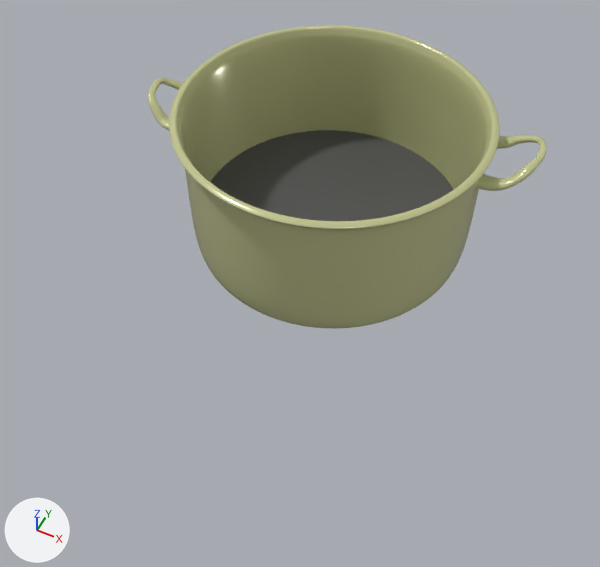
Renders of the FBX model HeyTea!/Assets/_Assets/PrefabsVisuals/HeyTeaObjectsVisuals/Pot_overcooked_Visual.fbx from each side of a commit.
One viewpoint serves both versions: a 50 mm camera at (0.376, -0.693, 0.939) aimed at (-0.062, 0.183, -0.157). The lights are fixed; the arrows at lower left show +X, +Y and +Z.

The first picture shows '柱体', '柱体.002'.
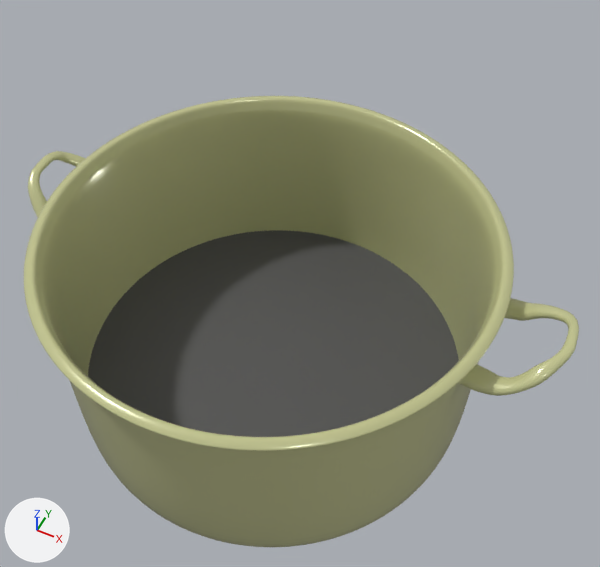
What differs and where, as boxes [x1, y1, x2, y2] in the pictures (600 x 567 px):
```json
{"object": "柱体", "change": "moved, turned", "before": [148, 25, 546, 329], "after": [24, 96, 579, 547]}
{"object": "柱体.002", "change": "moved", "before": [211, 130, 454, 221], "after": [88, 230, 459, 437]}
```

Scene script edits in JSON lines:
```json
{"op": "set", "path": "ob_柱体_002.location", "old": "(-0.22, 0.71, -0.296)", "new": "(-0.074, 0.176, -0.098)"}
{"op": "set", "path": "ob_柱体.location", "old": "(-0.153, 0.618, -0.203)", "new": "(0.014, 0.083, 0.0)"}
{"op": "set", "path": "ob_柱体.rotation_euler", "old": "(0.0, 0.0, 0.0)", "new": "(0.0, 0.0, -0.168)", "note": "degrees (0, 0, 0) -> degrees (0, 0, -9.6)"}
```
